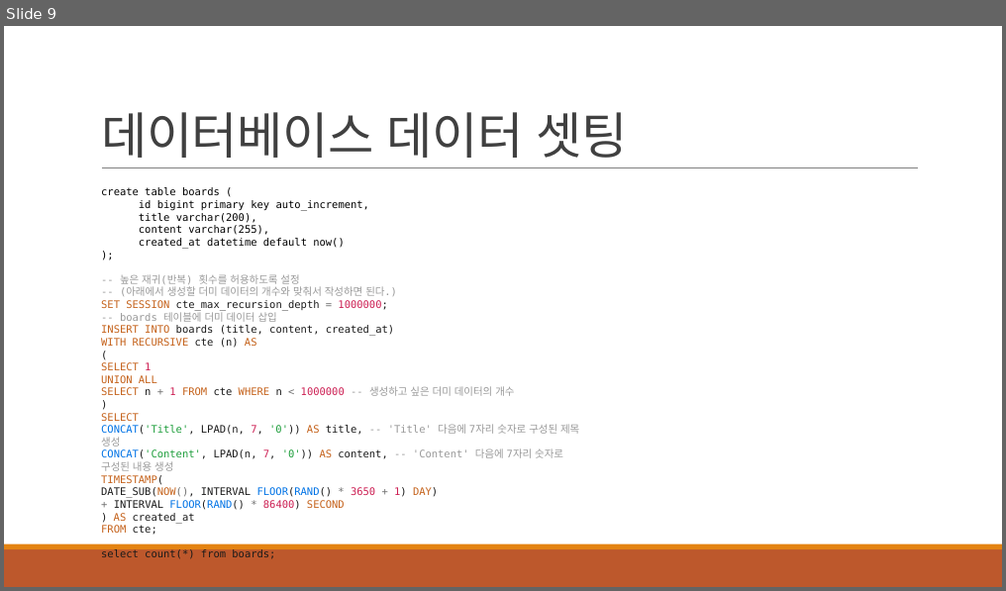
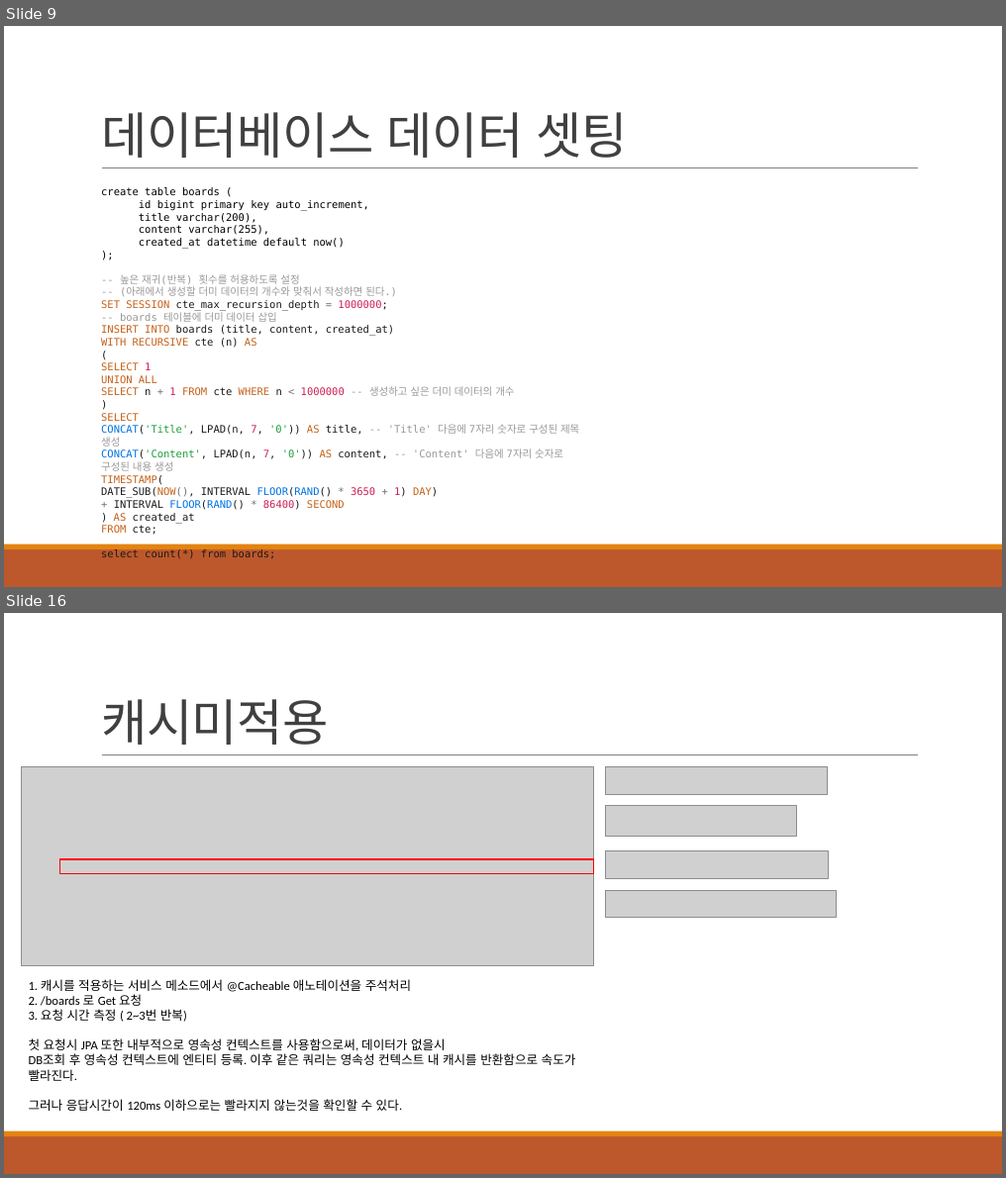
Before and after one commit to khb3025/study-redis-1, a slide deck: 3.로컬 환경 SpringBoot+Redis.pptx. Shown one above the other, each under a label of ours: slide 9 before the commit, slides 9 and 16 after it; the slides between them are not shown. The pictures are 1006x591 and 1006x1178 pixels, drawn with LibreOffice and Linux fonts; fonts in the diff are those of the drawing; grey boxes stand for pictures. Boxes give left, top, right and bottom in pixels: in the first picture for what was removed or moved away, otherwise in the second. Text is boxed around its words. In the diff, an @@ line names an element or a change of style, - is before the commit and + after.

Commit message:
feat : SpringBoot에 Redis Cache 적용
- 적용 미 적용 응답속도 비교

```diff
--- a/3.로컬 환경 SpringBoot+Redis.pptx
+++ b/3.로컬 환경 SpringBoot+Redis.pptx
@@ slide 16 added at <box>4,613,1002,1174</box>, background #FFFFFF; not listed: 3 template elements that a slide beside it also shows @@
@@ title added at <box>101,699,329,745</box>, 48 pt, text #404040 @@
+캐시미적용
@@ picture added at <box>21,766,594,966</box> @@
@@ picture added at <box>605,766,828,795</box> @@
@@ picture added at <box>606,806,796,837</box> @@
@@ rectangle added at <box>60,860,594,873</box>, outline #FF0000 1.25 pt @@
@@ picture added at <box>605,851,829,878</box> @@
@@ picture added at <box>606,891,836,918</box> @@
@@ text added at <box>29,979,576,1111</box>, 12 pt, text #000000 @@
+1. 캐시를 적용하는 서비스 메소드에서 @Cacheable 애노테이션을 주석처리
+2. /boards 로 Get 요청
+3. 요청 시간 측정 ( 2~3번 반복)
+첫 요청시 JPA 또한 내부적으로 영속성 컨텍스트를 사용함으로써, 데이터가 없을시
+DB조회 후 영속성 컨텍스트에 엔티티 등록. 이후 같은 쿼리는 영속성 컨텍스트 내 캐시를 반환함으로 속도가 빨라진다.
+그러나 응답시간이 120ms 이하으로는 빨라지지 않는것을 확인할 수 있다.
```
Also in this commit, not shown: 1 slide changed, 7 other slides added, 9 other files.
